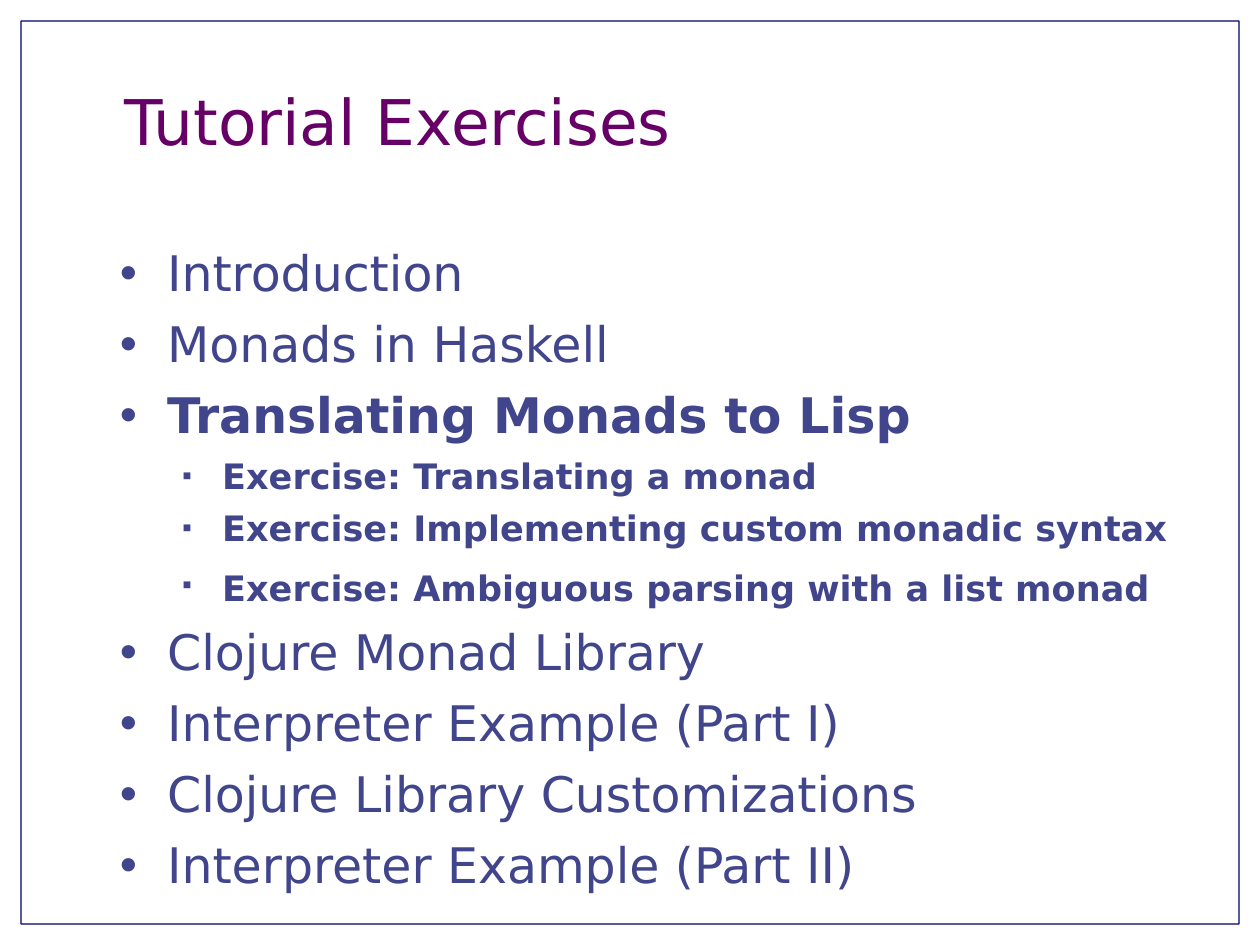
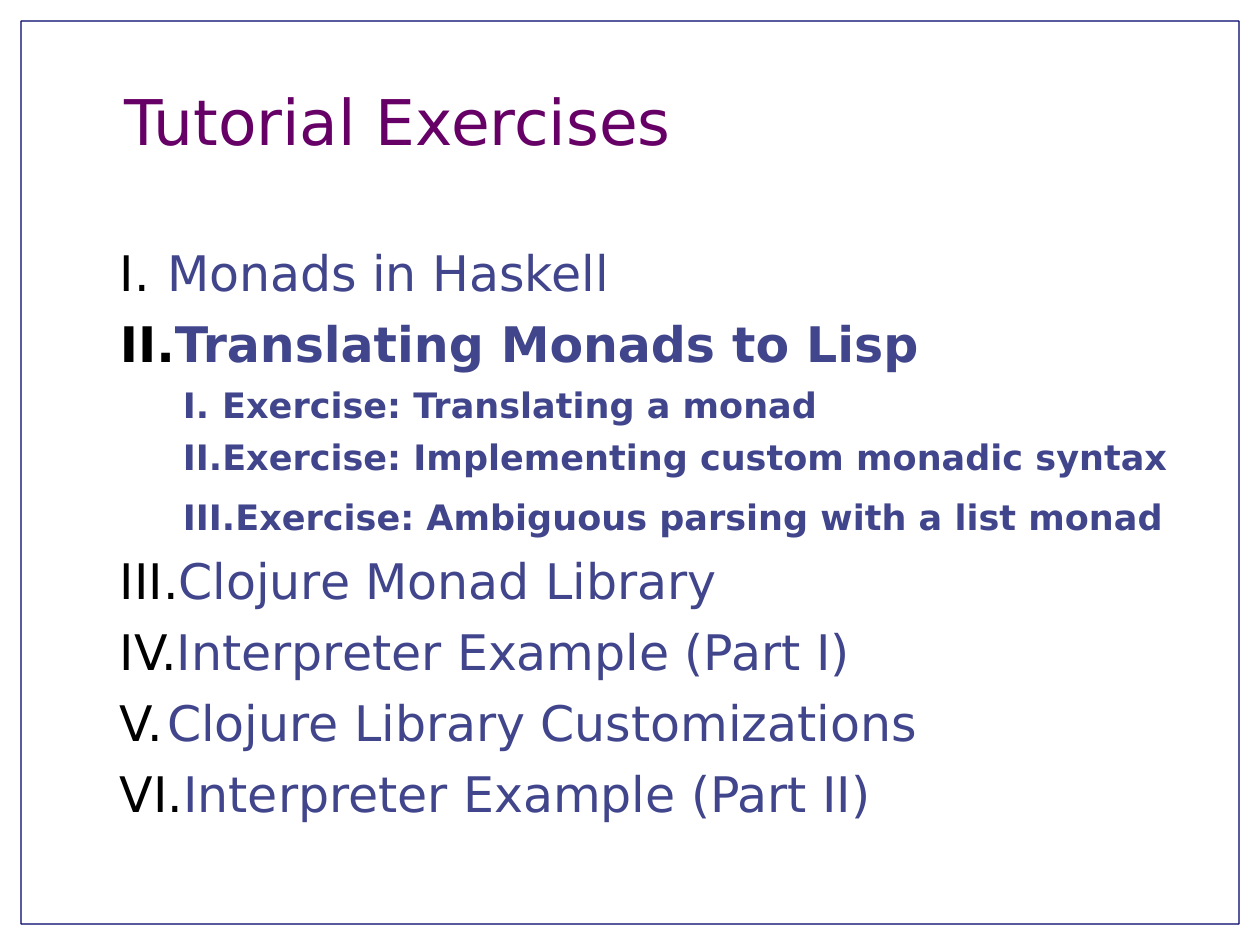
Before and after one commit to jnewbern/monad-tutorial, a slide deck: slide 5 of slides/TutorialOverview.odp (slide 3 before the commit). Drawn at 1260x945 pixels with LibreOffice and Linux fonts; fonts in the diff are those of the drawing. Boxes give left, top, right and bottom in pixels: in the first picture for what was removed or moved away, otherwise in the second. Text is boxed around its words. In the diff, an @@ line names an element or a change of style, - is before the commit and + after.

Commit message:
Overview slides for tutorial - please use as OpenOffice template

```diff
--- a/slides/TutorialOverview.odp
+++ b/slides/TutorialOverview.odp
@@ text "Monads in Haskell" at box(120, 253, 1167, 822): bullet • to I.; bullet ■ to I. @@
@@ text at box(167, 253, 463, 292): paragraph removed @@
-• Introduction
```
Also in this commit, not shown: 1 other slide changed, 2 slides added.
